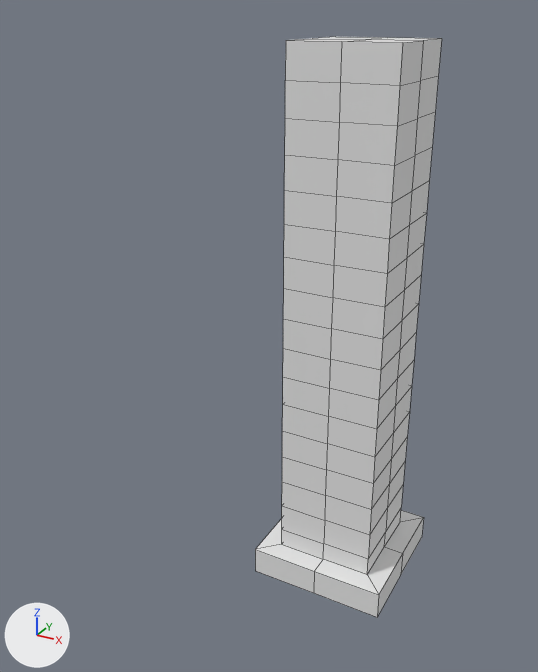
Before and after pictures for a commit that changed the Blender file docs/Examples/AssetsExample_SimpleArmatureWithActions.blend.
Rendered twice from a camera (50 mm lens) standing at (196.0, -486.0, 435.0) and looking at (-134.0, 114.0, 135.0). Lighting does not change. The marker at lower left points along +X, +Y and +Z. Mesh edges are drawn as thin lines.

The older version as bpy lines, for what is in view:
```python
me_cube_001 = bpy.data.meshes.new('Cube.001')
me_cube_001.from_pydata(...)  # 162 vertices, 160 faces; spans x -55.0..55.0, y -55.0..55.0, z 0.0..417.0
ob_cube = bpy.data.objects.new('Cube', me_cube_001)
ob_cube.location = (0.0, 0.0, 0.0)
```
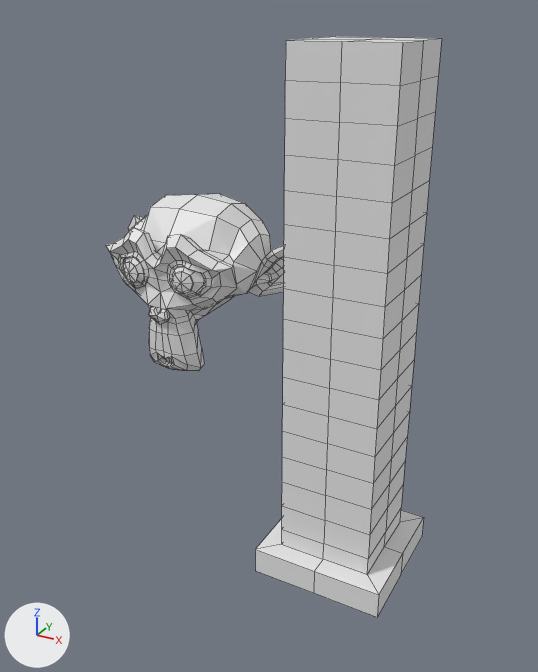
What the commit changed:
Mesh me_suzanne is new.
It has 507 vertices, 500 faces and spans x -137.0..137.0, y -85.0..85.0, z -98.0..98.0.
Object 'Suzanne' (ob_suzanne) is new; it shows me_suzanne.
Its location is (-288.0, 215.0, 140.0).

Where the change shows, as pixel boxes (x1, y1, x2, y2) in the pictures (538 x 672 px):
'Suzanne', added: after (106, 194, 284, 371)
